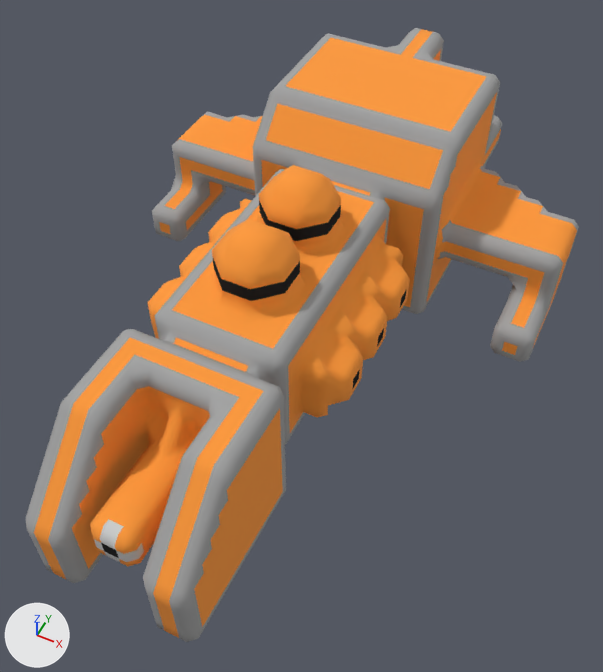
Two versions of the OBJ model src/jsMain/resources/meshes/ndrc-2-novaatje-class.obj, one commit apart.
The view is the same before and after, from a 50 mm lens placed at (19.4, -39.5, 49.0), pointed at (1.5, -3.8, 4.4). The lights are fixed; the arrows at lower left show +X, +Y and +Z. Where no turn or scale is listed for an object, it has been applied to the vertices.

In view in the first picture: 'ndrc-2-novaatje-class'.
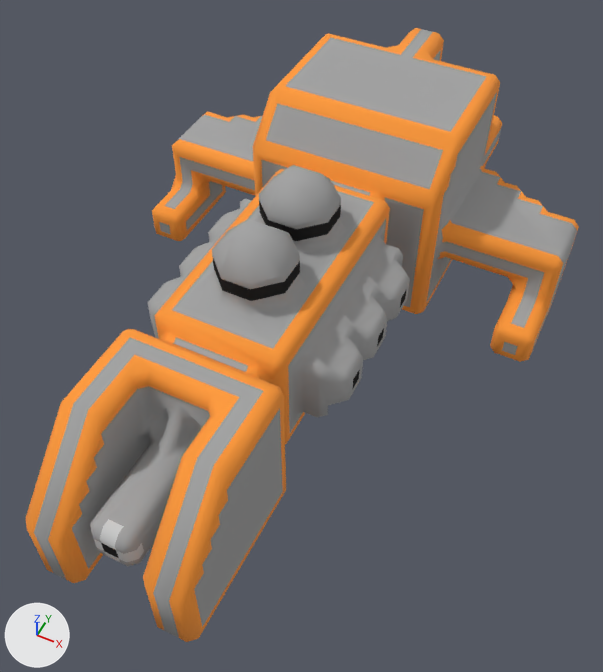
Pixel boxes [x1, y1, x2, y2] of what changed, in the pictures (603 x 672 px):
part 1 of me_ndrc_2_novaatje_class, deleted: before [25, 28, 579, 642]
part 2 of me_ndrc_2_novaatje_class, surface changed: [90, 114, 579, 566] in both

The change, as a diff of the scene's bpy script:
```diff
--- a/src/jsMain/resources/meshes/ndrc-2-novaatje-class.obj.py
+++ b/src/jsMain/resources/meshes/ndrc-2-novaatje-class.obj.py
@@ me_ndrc_2_novaatje_class @@
 # used by ob_ndrc_2_novaatje_class; location = (0.0, 0.0, 0.0)
-me_ndrc_2_novaatje_class.from_pydata(...)  # 6034 vertices, 12064 faces; spans x -16.5..16.5, y -25.5..25.5, z 0.0..16.0
+me_ndrc_2_novaatje_class.from_pydata(...)  # 1511 vertices, 2866 faces; spans x -16.5..16.5, y -25.5..25.5, z 0.0..16.0
+# me_ndrc_2_novaatje_class part 1: 4523 vertices removed from x -16.5..16.5, y -25.5..25.0, z 0.0..16.0
+# me_ndrc_2_novaatje_class part 2: 710 kept faces spanning x -16.5..16.5, y -25.5..22.7, z 0.0..15.0 get new texture (UV) coordinates
 me_ndrc_2_novaatje_class.materials.append(mat_ndrc_2_novaatje_class)
```
